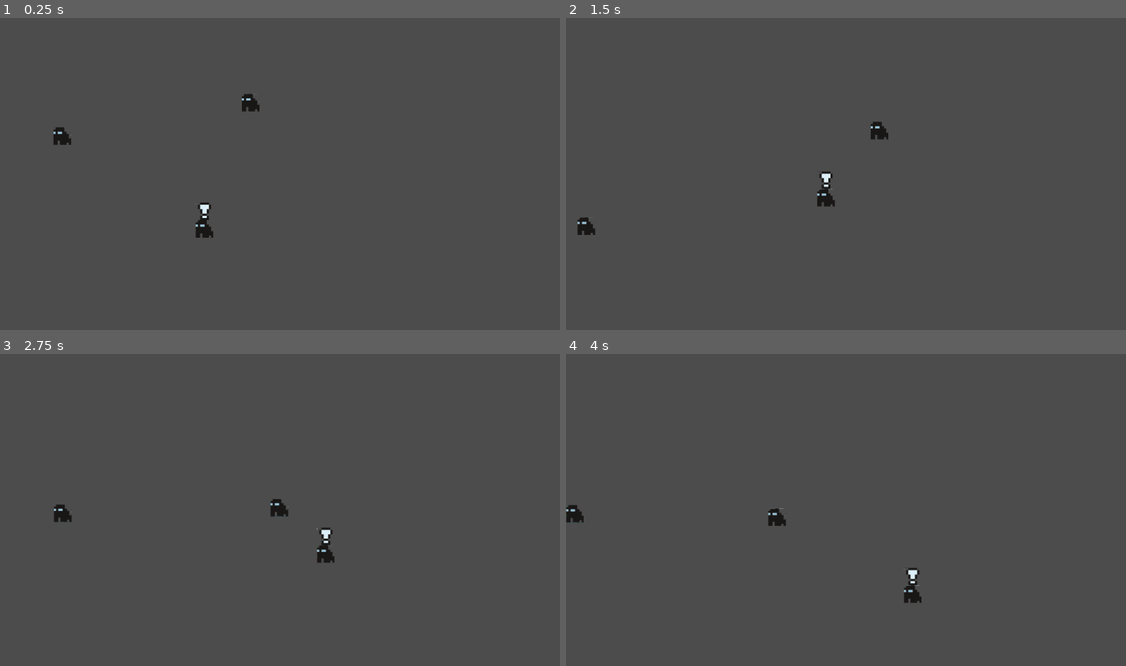
Above: before the commit, frames 1-4 (two rows, left to right).
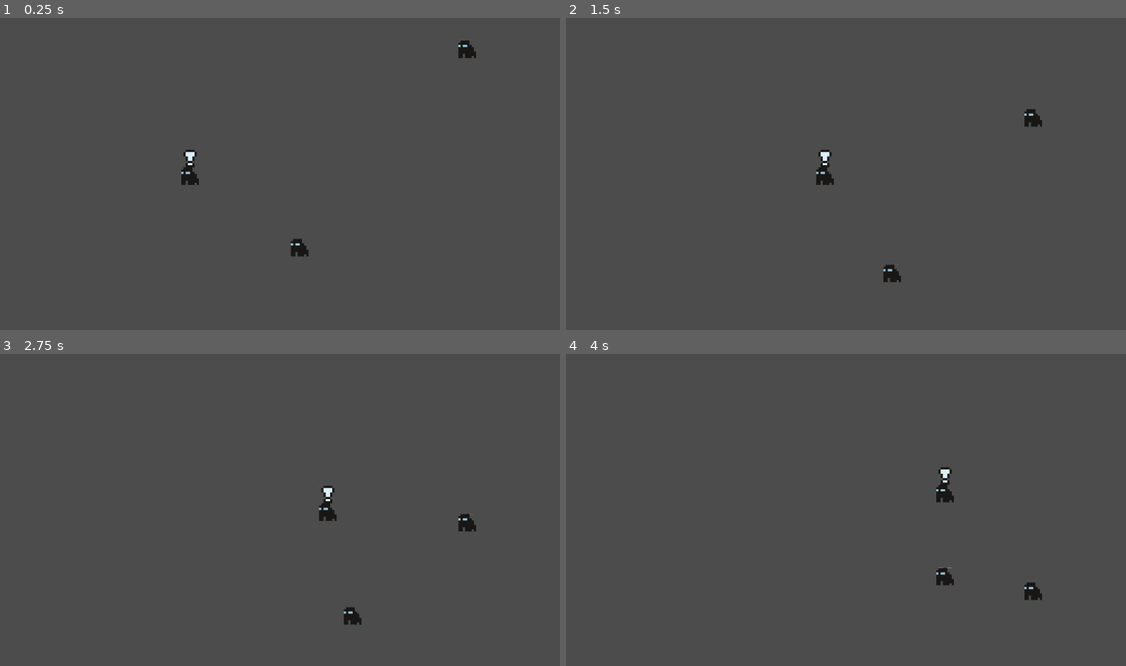
Above: after the commit, the same moments.

Repository: MxAshUp/godot-wild-jam-2
Game: Godot game, scene res://PrototypeScenes/PathTest.tscn
Same seed, same stepped clock (60 frames per second), same inputs: the game is played once before the commit and once after it. This scene is started directly instead of the project's main scene.
Inputs:
- Up to frame 1 (0.25 s): no input
- Up to frame 2 (1.5 s): no input
- Up to frame 3 (2.75 s): no input
- Up to frame 4 (4 s): no input

The runs differ from the first frame. In frame 1, 1.0% of the frame differs, in the area x 9-86%, y 7-77%; in frame 2, 0.9%; in frame 3, 1.0%; in frame 4, 1.0%.

Commit message:
Improved test scene for path movement

Diff:
--- a/PrototypeScenes/PathTest.tscn
+++ b/PrototypeScenes/PathTest.tscn
@@ -6,21 +6,21 @@
 
 bake_interval = 5.0
 _data = {
-"points": PoolVector2Array( 0, 0, 0, 0, 80, -96, 0, 0, 0, 0, 224, -32, 0, 0, 0, 0, 208, 32, 0, 0, 0, 0, -16, 64, 0, 0, 0, 0, -96, -32, 0, 0, 0, 0, 80, -96 )
+"points": PoolVector2Array( 0, 0, 0, 0, 496, -208, 0, 0, 0, 0, 496, 304, 0, 0, 0, 0, 640, 304, 0, 0, 0, 0, 640, -208, 0, 0, 0, 0, 496, -208 )
 }
 
 [sub_resource type="Curve2D" id=2]
 
 bake_interval = 5.0
 _data = {
-"points": PoolVector2Array( 0, 0, 0, 0, -16, -224, 0, 0, 0, 0, -80, -144, 0, 0, 0, 0, -32, -96, 0, 0, 0, 0, -96, -80, 0, 0, 0, 0, -96, -48, 0, 0, 0, 0, -128, -16, 0, 0, 0, 0, -144, -112 )
+"points": PoolVector2Array( 0, 0, 0, 0, -112, -112, 0, 0, 0, 0, -112, 64, 0, 0, 0, 0, -64, 64, 0, 0, 0, 0, -64, -112, 0, 0, 0, 0, -16, -112, 0, 0, 0, 0, -16, 64, 0, 0, 0, 0, 32, 64, 0, 0, 0, 0, 32, -112, 0, 0, 0, 0, 80, -112, 0, 0, 0, 0, 80, 64, 0, 0, 0, 0, 128, 64, 0, 0, 0, 0, 128, -112, 0, 0, 0, 0, -112, -112 )
 }
 
 [sub_resource type="Curve2D" id=3]
 
 bake_interval = 5.0
 _data = {
-"points": PoolVector2Array( 0, 0, 0, 0, 0, 0, 0, 0, 0, 0, 96, -80, 0, 0, 0, 0, 304, -16, 0, 0, 0, 0, 256, 80, 0, 0, 0, 0, 16, 96, 0, 0, 0, 0, 0, 0 )
+"points": PoolVector2Array( 0, 0, 0, 0, 0, 0, 0, 0, 0, 0, 368, 0, 0, 0, 0, 0, 368, -80, 0, 0, 0, 0, 464, -80, 0, 0, 0, 0, 464, -240, 0, 0, 0, 0, 0, -240, 0, 0, 0, 0, 0, 0 )
 }
 
 [node name="PathTest" type="Node2D"]
@@ -34,7 +34,7 @@
 curve = SubResource( 1 )
 
 [node name="Node2D3" parent="." instance=ExtResource( 1 )]
-position = Vector2( 160, 400 )
+position = Vector2( 656, 480 )
 _sections_unfolded = [ "Transform" ]
 move_speed = 200.0
 jump_radius = 110.0
@@ -45,7 +45,7 @@
 curve = SubResource( 2 )
 
 [node name="Node2D4" parent="." instance=ExtResource( 1 )]
-position = Vector2( 352, 400 )
+position = Vector2( 320, 288 )
 preview = true
 being_controlled = true
 
